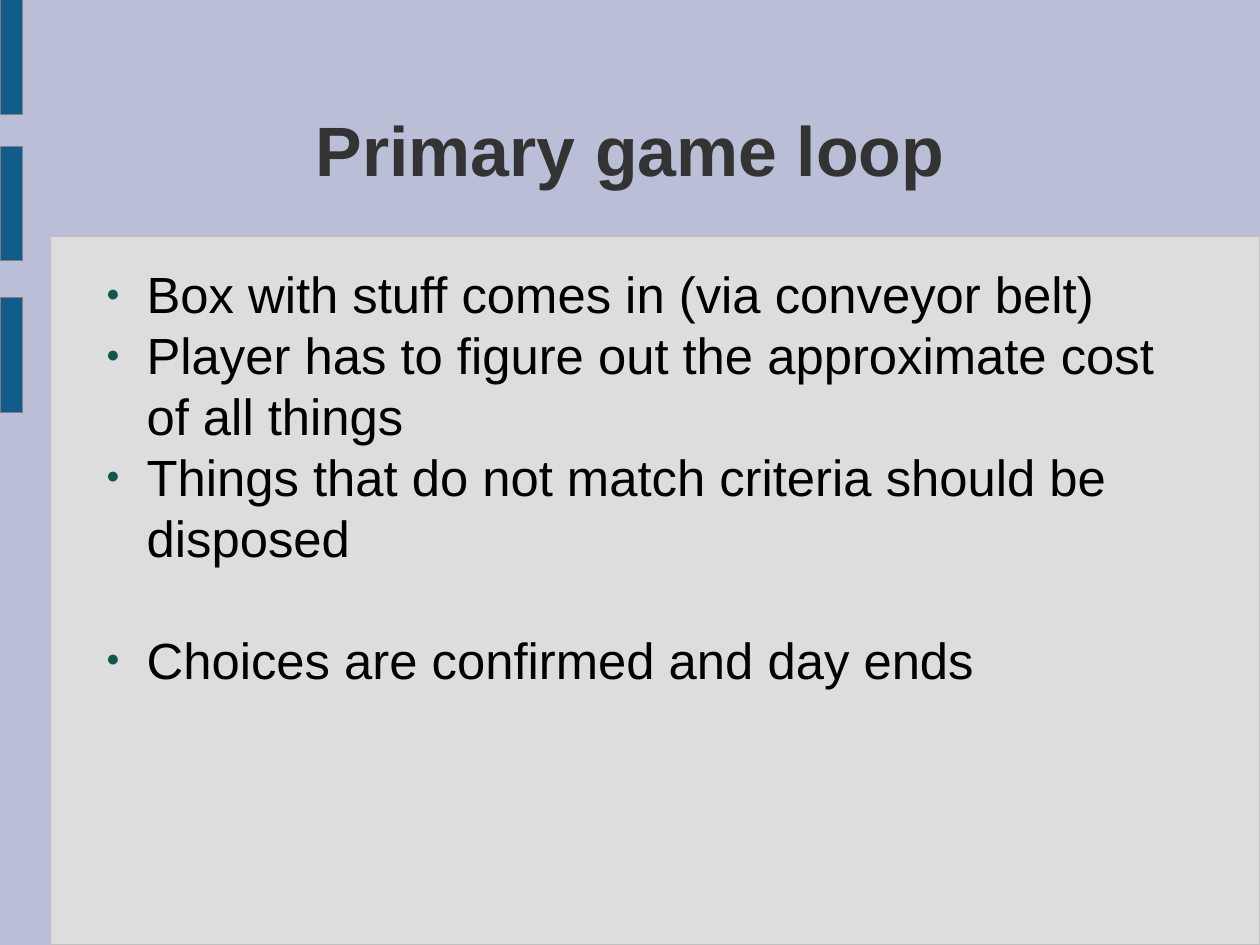
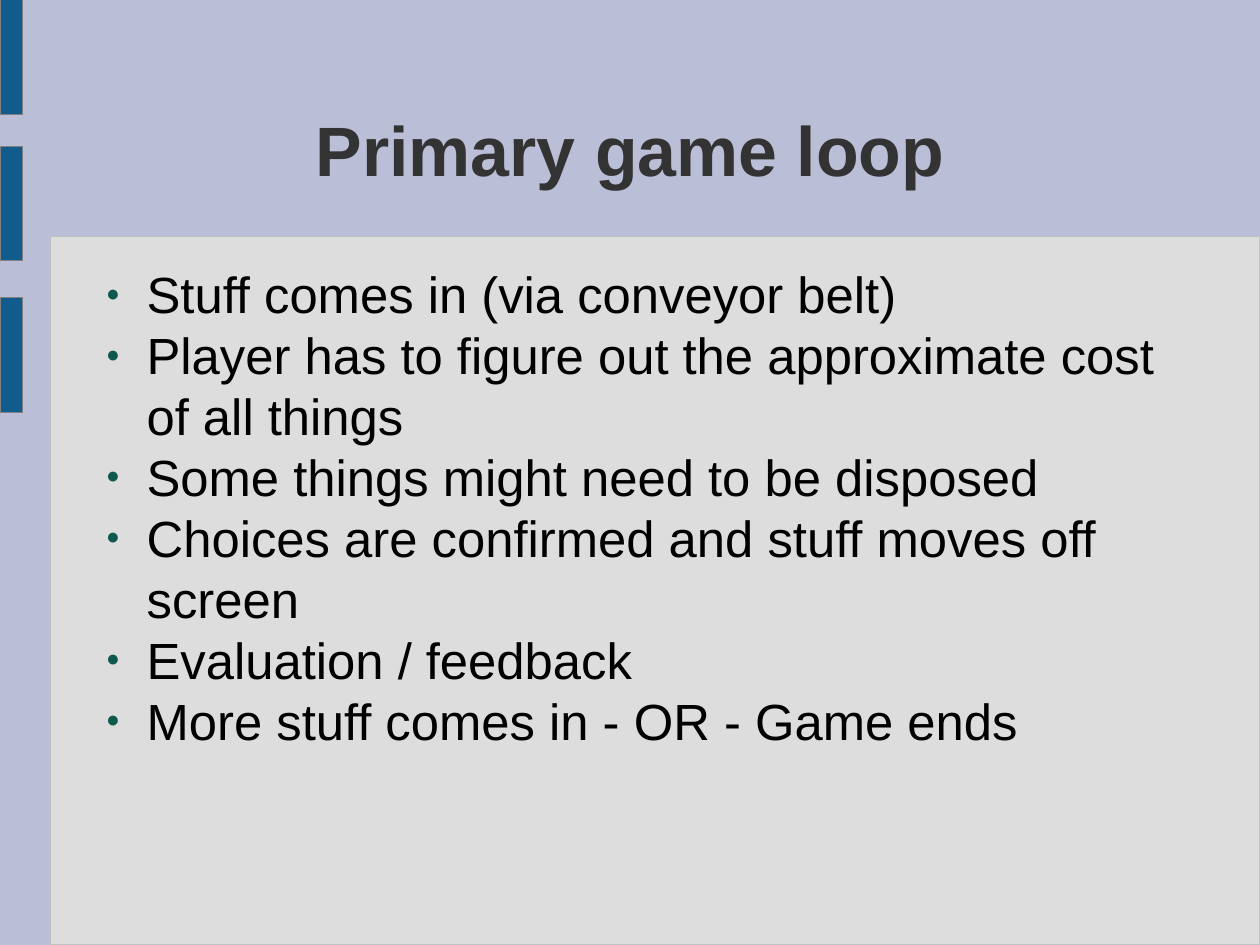
Before and after one commit to ktosox/JingleGameJam2024, a slide deck: slide 5 of GDD.odp. Drawn at 1260x945 pixels with LibreOffice and Linux fonts; fonts in the diff are those of the drawing. Boxes give left, top, right and bottom in pixels: in the first picture for what was removed or moved away, otherwise in the second. Text is boxed around its words. In the diff, an @@ line names an element or a change of style, - is before the commit and + after.

Commit message:
gdd stuff

```diff
--- a/GDD.odp
+++ b/GDD.odp
@@ text at box(147, 276, 896, 324): text changed @@
-● Box with stuff comes in (via conveyor belt)
+● Stuff comes in (via conveyor belt)
@@ text at box(147, 459, 1096, 741): text changed @@
-● Things that do not match criteria should be disposed
-● Choices are confirmed and day ends
+● Some things might need to be disposed
+● Choices are confirmed and stuff moves off screen
+● Evaluation / feedback
+● More stuff comes in - OR - Game ends
```
Also in this commit, not shown: 3 other slides changed.
